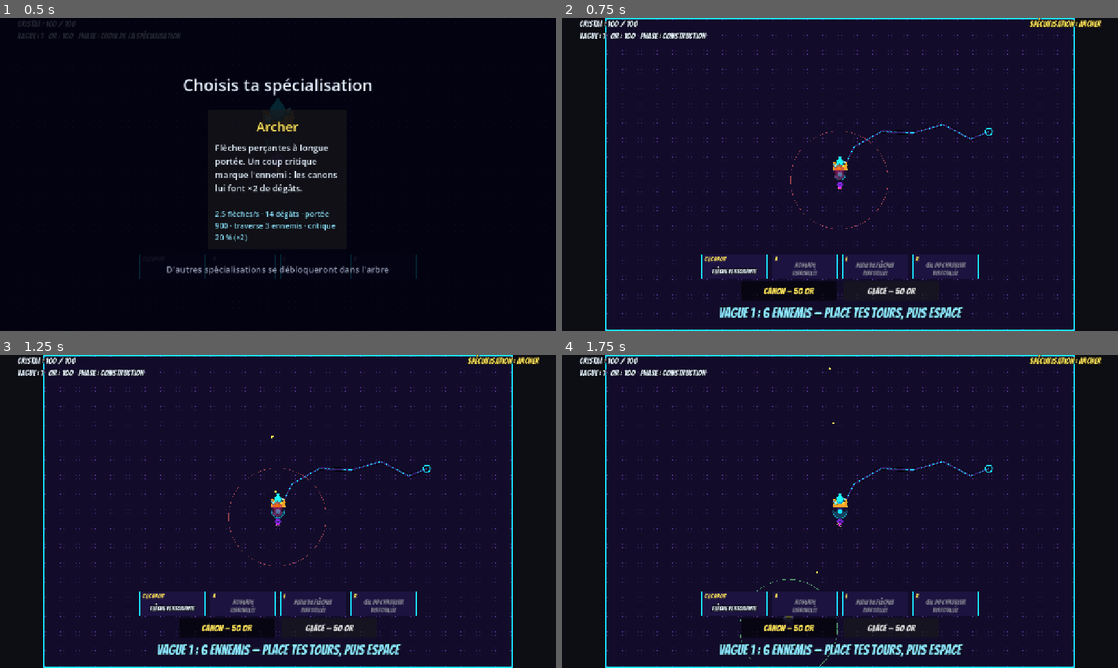
Above: before the commit, frames 1-4 (two rows, left to right).
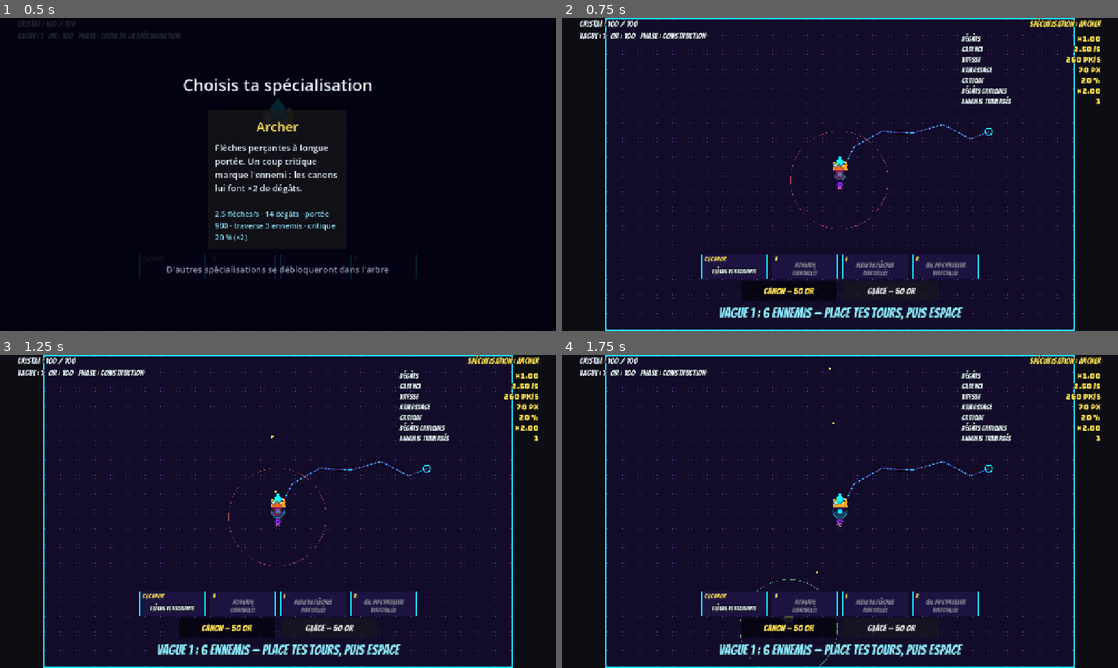
Above: after the commit, the same moments.

Repository: keutarcrash-sudo/first-game
Game: Godot game, scene res://src/game/main.tscn
The game is run twice, just before and just after one commit, with the same random seed, the same clock (stepped at 60 frames per second) and the same inputs.
Inputs (mouse positions are in pixels of both pictures, inside the frame that each line leads up to):
- Up to frame 1 (0.5 s): no input
- Up to frame 2 (0.75 s): click (840, 180) at 0.5 s
- Up to frame 3 (1.25 s): no input
- Up to frame 4 (1.75 s): click "Canon — 50 or" at 1.25 s

Frame 1 is identical in both runs. In frame 2, 1.1% of the frame differs, in the area x 71-97%, y 4-28%; in frame 3, 1.1%; in frame 4, 1.1%.

Commit message:
feat: panneau de stats du héros
Story: cartes et lisibilité, tâche 4

Co-Authored-By: Claude Opus 5.5 <noreply@anthropic.com>
Claude-Session: https://claude.ai/code/session_01UVM1eXdfi8dYgM4xtfgzQe

Diff:
--- a/src/game/main.gd
+++ b/src/game/main.gd
@@ -140,6 +140,7 @@
 	_spawner.wave_finished.connect(_on_wave_finished)
 	_hud.bind_game_state(_state)
 	_hud.bind_modifiers(modifiers)
+	_hud.bind_stats(_hero, modifiers, economy, stats)
 	_card_screen = CardChoiceScreen.new()
 	add_child(_card_screen)
 	_card_screen.setup(_rarities, _ability_catalog)
@@ -207,6 +208,7 @@
 	_hero.equip(spec, _modifiers, _rng)
 	_caster.equip(_ability_catalog.for_spec(spec.id))
 	_hud.show_specialization(spec)
+	_hud.refresh_stats()
 	var abilities: Dictionary = _ability_catalog.for_spec(spec.id)
 	var is_unlocked := func(ability_id: String) -> bool:
 		for slot: StringName in abilities:
--- a/src/ui/crystal_hud.gd
+++ b/src/ui/crystal_hud.gd
@@ -44,6 +44,7 @@
 var _modifiers: PlayerModifiers
 var _spec_label: Label
 var _wave_preview: String = ""
+var _stats_panel: StatsPanel
 
 
 func _ready() -> void:
@@ -163,6 +164,25 @@
 	_spec_label.text = "Spécialisation : %s" % spec.display_name
 
 
+## Shows the hero's stats panel (top right, under the specialization line) during BUILD
+## and COMBAT. Call after [method bind_game_state]; call [method refresh_stats] once the hero is equipped.
+func bind_stats(hero: Hero, modifiers: PlayerModifiers, economy: EconomyStats, stats: HeroStats) -> void:
+	_stats_panel = StatsPanel.new()
+	add_child(_stats_panel)
+	_stats_panel.setup(hero, modifiers, economy, stats)
+	_stats_panel.visible = _stats_visible()
+
+
+## Rereads the stats panel (the specialization lines appear when the hero is equipped).
+func refresh_stats() -> void:
+	if _stats_panel != null:
+		_stats_panel.refresh()
+
+
+func _stats_visible() -> bool:
+	return _state != null and (_state.phase == GameState.Phase.BUILD or _state.phase == GameState.Phase.COMBAT)
+
+
 ## Shows the crystal's hit points and keeps them up to date. Call after the crystal's setup.
 func bind(crystal: Crystal) -> void:
 	_on_health_changed(crystal.current_hp, crystal.max_hp)
@@ -214,6 +234,8 @@
 	elif _state.phase == GameState.Phase.SPEC_CHOICE:
 		phase_name = "Choix de la spécialisation"
 	_build_box.visible = building
+	if _stats_panel != null:
+		_stats_panel.visible = _stats_visible()
 	_info_label.text = "Vague : %d   Or : %d   Phase : %s" % [_state.wave_number, _state.gold, phase_name]
 	var prompt: String = "Construction — Espace : lancer la vague %d" % (_state.wave_number + 1)
 	if _wave_preview != "":
--- /dev/null
+++ b/src/ui/stats_panel.gd
@@ -0,0 +1,155 @@
+## Small panel, top right under the specialization line: the hero's real stats
+## (damage, fire rate, speed, pickup range, then the lines of the chosen
+## specialization). Every value is read from the same getters the game uses, so
+## cards are included. A value that just went up is shown in green with "▲" for
+## [constant RAISED_SECONDS]. Display only: it never changes game state.
+class_name StatsPanel
+extends Control
+
+const WIDTH := 320.0
+const TOP := 36.0  # Under the specialization line of the HUD (top 2 px, 20 px font).
+const RIGHT_MARGIN := 40.0
+const ROW_FONT_SIZE := 17
+const ROW_SEPARATION := 0
+const RAISED_SECONDS := 4.0
+const RAISED_EPSILON := 0.0001
+const RAISED_MARK := "▲ "
+const NAME_COLOR := Color(0.9, 0.95, 1.0)
+const VALUE_COLOR := Color(1.0, 0.9, 0.35)
+const RAISED_COLOR := Color(0.4, 1.0, 0.5)
+
+var _hero: Hero
+var _modifiers: PlayerModifiers
+var _economy: EconomyStats
+var _stats: HeroStats
+var _box: VBoxContainer
+var _previous: Dictionary = {}  # { row id: value at the last refresh }
+var _raised_left: Dictionary = {}  # { row id: seconds left showing the green arrow }
+
+
+func _ready() -> void:
+	mouse_filter = Control.MOUSE_FILTER_IGNORE
+	set_anchors_preset(Control.PRESET_TOP_RIGHT)
+	offset_left = -(WIDTH + RIGHT_MARGIN)
+	offset_right = -RIGHT_MARGIN
+	offset_top = TOP
+	_box = VBoxContainer.new()
+	_box.mouse_filter = Control.MOUSE_FILTER_IGNORE
+	_box.add_theme_constant_override(&"separation", ROW_SEPARATION)
+	_box.set_anchors_preset(Control.PRESET_FULL_RECT)
+	add_child(_box)
+	set_process(false)
+
+
+## Gives the panel what it reads and keeps it up to date on
+## [signal PlayerModifiers.changed]. [param stats] gives the base walking speed,
+## [param economy] the base pickup radius. Call once, after the [CrystalHud] is ready.
+func setup(hero: Hero, modifiers: PlayerModifiers, economy: EconomyStats, stats: HeroStats) -> void:
+	_hero = hero
+	_modifiers = modifiers
+	_economy = economy
+	_stats = stats
+	modifiers.changed.connect(refresh)
+	refresh()
+
+
+## Rereads every value, marks the ones that increased, and redraws the rows.
+## Also call it once the hero is equipped (the specialization lines appear then).
+func refresh() -> void:
+	if _modifiers == null or _box == null:
+		return
+	var rows: Array[Dictionary] = _collect_rows()
+	for row: Dictionary in rows:
+		var id: String = row["id"]
+		var value: float = row["value"]
+		if _previous.has(id) and value > float(_previous[id]) + RAISED_EPSILON:
+			_raised_left[id] = RAISED_SECONDS
+		_previous[id] = value
+	set_process(not _raised_left.is_empty())
+	_redraw(rows)
+
+
+func _process(delta: float) -> void:
+	var expired := false
+	for id: String in _raised_left.keys():
+		var left: float = float(_raised_left[id]) - delta
+		if left <= 0.0:
+			_raised_left.erase(id)
+			expired = true
+		else:
+			_raised_left[id] = left
+	if expired:
+		refresh()
+
+
+## The rows to show: { id, label, value (compared), text (shown) }.
+func _collect_rows() -> Array[Dictionary]:
+	var rows: Array[Dictionary] = []
+	var damage: float = _modifiers.hero_damage_multiplier()
+	rows.append(_row("damage", "Dégâts", damage, "×%.2f" % damage))
+	var archer: ArcherWeapon = _hero.archer_weapon()
+	var elemental: ElementalWeapon = _hero.elemental_weapon()
+	if archer != null:
+		var rate: float = archer.fire_rate()
+		rows.append(_row("fire_rate", "Cadence", rate, "%.2f /s" % rate))
+	elif elemental != null:
+		var rate: float = elemental.fire_rate()
+		rows.append(_row("fire_rate", "Cadence", rate, "%.2f /s" % rate))
+	var speed: float = _stats.hero_speed * _modifiers.move_speed_factor()
+	rows.append(_row("speed", "Vitesse", speed, "%d px/s" % roundi(speed)))
+	var pickup: float = _economy.pickup_radius * _modifiers.pickup_radius_factor()
+	rows.append(_row("pickup", "Ramassage", pickup, "%d px" % roundi(pickup)))
+	if archer != null:
+		var chance: float = archer.crit_chance()
+		rows.append(_row("crit_chance", "Critique", chance, "%d %%" % roundi(chance * 100.0)))
+		var mult: float = archer.crit_multiplier()
+		rows.append(_row("crit_mult", "Dégâts critiques", mult, "×%.2f" % mult))
+		var pierce: int = archer.pierce()
+		rows.append(_row("pierce", "Ennemis traversés", float(pierce), "%d" % pierce))
+	if elemental != null:
+		if elemental.burn_duration() > 0.0:
+			var dps: float = elemental.burn_damage_per_second()
+			rows.append(_row("burn_dps", "Brûlure", dps, "%.1f /s" % dps))
+			var burn: float = elemental.burn_duration()
+			rows.append(_row("burn_time", "Durée brûlure", burn, "%.1f s" % burn))
+		if elemental.wet_duration() > 0.0:
+			var wet: float = elemental.wet_duration()
+			rows.append(_row("wet_time", "Trempé", wet, "%.1f s" % wet))
+		var freeze: float = _modifiers.freeze_duration()
+		if freeze > 0.0:
+			rows.append(_row("freeze_time", "Gel", freeze, "%.1f s" % freeze))
+	return rows
+
+
+func _row(id: String, label: String, value: float, text: String) -> Dictionary:
+	return {"id": id, "label": label, "value": value, "text": text}
+
+
+func _redraw(rows: Array[Dictionary]) -> void:
+	for child: Node in _box.get_children():
+		_box.remove_child(child)
+		child.queue_free()
+	for row: Dictionary in rows:
+		var raised: bool = _raised_left.has(row["id"])
+		var line := HBoxContainer.new()
+		line.mouse_filter = Control.MOUSE_FILTER_IGNORE
+		var name_label := _make_label(String(row["label"]), NeonFonts.title(), NAME_COLOR)
+		name_label.size_flags_horizontal = Control.SIZE_EXPAND_FILL
+		line.add_child(name_label)
+		var value_text: String = String(row["text"])
+		if raised:
+			value_text = RAISED_MARK + value_text
+		var value_label := _make_label(value_text, NeonFonts.numbers(), RAISED_COLOR if raised else VALUE_COLOR)
+		value_label.horizontal_alignment = HORIZONTAL_ALIGNMENT_RIGHT
+		line.add_child(value_label)
+		_box.add_child(line)
+
+
+func _make_label(text: String, font: Font, color: Color) -> Label:
+	var label := Label.new()
+	label.text = text
+	label.mouse_filter = Control.MOUSE_FILTER_IGNORE
+	label.add_theme_font_size_override(&"font_size", ROW_FONT_SIZE)
+	label.add_theme_color_override(&"font_color", color)
+	NeonFonts.style_label(label, font)
+	return label
